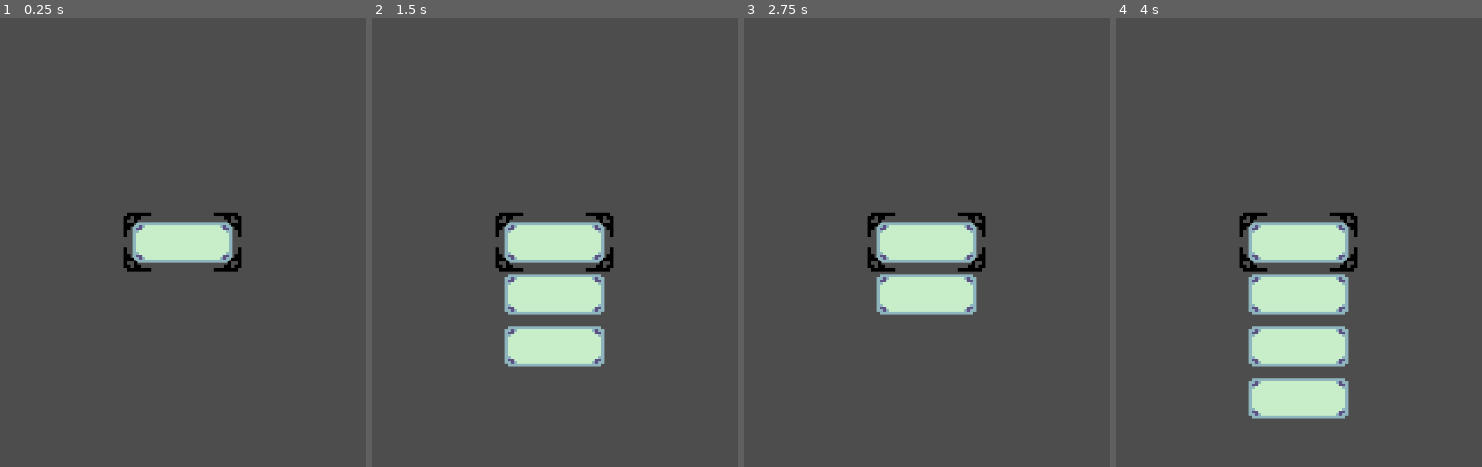
Above: before the commit, frames 1-4 (left to right).
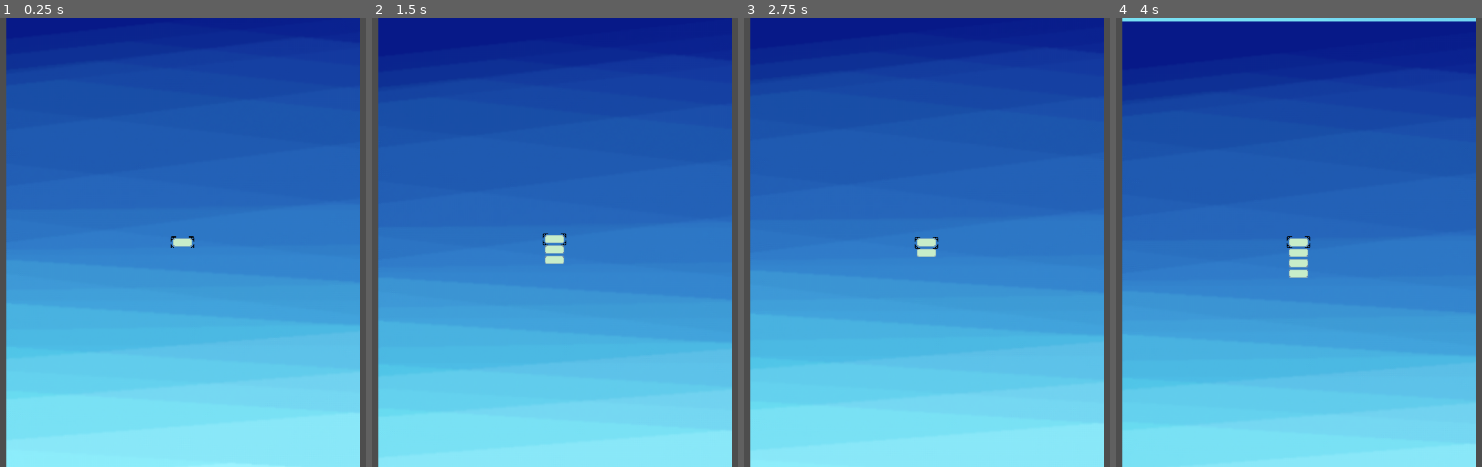
Above: after the commit, the same moments.

Repository: Suramya87/Data-structure-game
Game: Godot game, scene res://scenes/game.tscn
Two runs of this game, one before a commit and one after it. Both use one fixed random seed, a clock stepped at 60 frames per second and the inputs below.
Inputs:
- Up to frame 1 (0.25 s): no input
- Up to frame 2 (1.5 s): tap Enter at 0.5 s; tap F (Find) at 0.6 s; tap Space (add) at 1.25, 1.35 s
- Up to frame 3 (2.75 s): tap Enter at 2 s; tap X (remove) at 2.1 s
- Up to frame 4 (4 s): tap Space (add) at 2.75, 3.6 s; tap F (Find) at 2.85 s; tap Enter at 3.5 s

The runs differ from the first frame. In frame 1, 97% of the frame differs, in the area x 1-99%, y 0-100%; in frame 2, 97%; in frame 3, 97%; in frame 4, 97%.

Commit message:
FIGURED OUT THE ISSUE

Diff:
--- a/scenes/game.tscn
+++ b/scenes/game.tscn
@@ -1,9 +1,59 @@
-[gd_scene load_steps=3 format=3 uid="uid://cqhyatbahq7j"]
+[gd_scene load_steps=4 format=3 uid="uid://cqhyatbahq7j"]
 
 [ext_resource type="Script" path="res://script/game.gd" id="1_8kh25"]
+[ext_resource type="Texture2D" uid="uid://b3lcpr06f1y4h" path="res://asset/BG.png" id="2_3yux3"]
 [ext_resource type="PackedScene" uid="uid://ba41iiawcp4j" path="res://scenes/target.tscn" id="2_wx0o0"]
 
 [node name="Game" type="Node2D"]
 script = ExtResource("1_8kh25")
 
 [node name="CharacterBody2D" parent="." instance=ExtResource("2_wx0o0")]
+
+[node name="ParallaxBackground" type="ParallaxBackground" parent="."]
+
+[node name="ParallaxLayer" type="ParallaxLayer" parent="ParallaxBackground"]
+texture_filter = 2
+motion_mirroring = Vector2(0, 600)
+
+[node name="Sprite2D" type="Sprite2D" parent="ParallaxBackground/ParallaxLayer"]
+z_index = -10
+texture_filter = 2
+position = Vector2(1, 1)
+scale = Vector2(0.729286, 0.729286)
+texture = ExtResource("2_3yux3")
+
+[node name="ParallaxLayer2" type="ParallaxLayer" parent="ParallaxBackground"]
+
+[node name="Sprite2D" type="Sprite2D" parent="ParallaxBackground/ParallaxLayer2"]
+z_index = -9
+texture_filter = 1
+position = Vector2(-3, -106)
+scale = Vector2(0.38, 0.38)
+
+[node name="ParallaxLayer3" type="ParallaxLayer" parent="ParallaxBackground"]
+
+[node name="Sprite2D" type="Sprite2D" parent="ParallaxBackground/ParallaxLayer3"]
+z_index = -8
+texture_filter = 1
+position = Vector2(-0.499996, -102.143)
+scale = Vector2(0.367143, 0.367143)
+
+[node name="ParallaxLayer4" type="ParallaxLayer" parent="ParallaxBackground"]
+texture_filter = 2
+rotation = -1.5708
+
+[node name="Sprite2D" type="Sprite2D" parent="ParallaxBackground/ParallaxLayer4"]
+z_index = -7
+texture_filter = 1
+position = Vector2(-0.278801, -64.2551)
+rotation = -1.5708
+scale = Vector2(0.47752, 0.47752)
+
+[node name="ParallaxLayer5" type="ParallaxLayer" parent="ParallaxBackground"]
+texture_filter = 2
+
+[node name="Sprite2D" type="Sprite2D" parent="ParallaxBackground/ParallaxLayer5"]
+z_index = -6
+texture_filter = 1
+position = Vector2(-3.50001, -99.5)
+scale = Vector2(0.5125, 0.5125)
--- a/scenes/target.tscn
+++ b/scenes/target.tscn
@@ -25,4 +25,6 @@
 one_way_collision_margin = 0.0
 
 [node name="Camera2D" type="Camera2D" parent="."]
-zoom = Vector2(5, 5)
+rotation = -6.28319
+position_smoothing_enabled = true
+position_smoothing_speed = 10.0
Binary file added: asset/BG.png
Not shown, added: asset/BG.png.import
Binary file added: asset/bgl1.png
Not shown, added: asset/bgl1.png.import
Binary file added: asset/bgl2.png
Not shown, added: asset/bgl2.png.import
Binary file added: asset/blue star layer (1).png
Not shown, added: asset/blue star layer (1).png.import
Binary file added: asset/layerCLOSE.png
Not shown, added: asset/layerCLOSE.png.import
